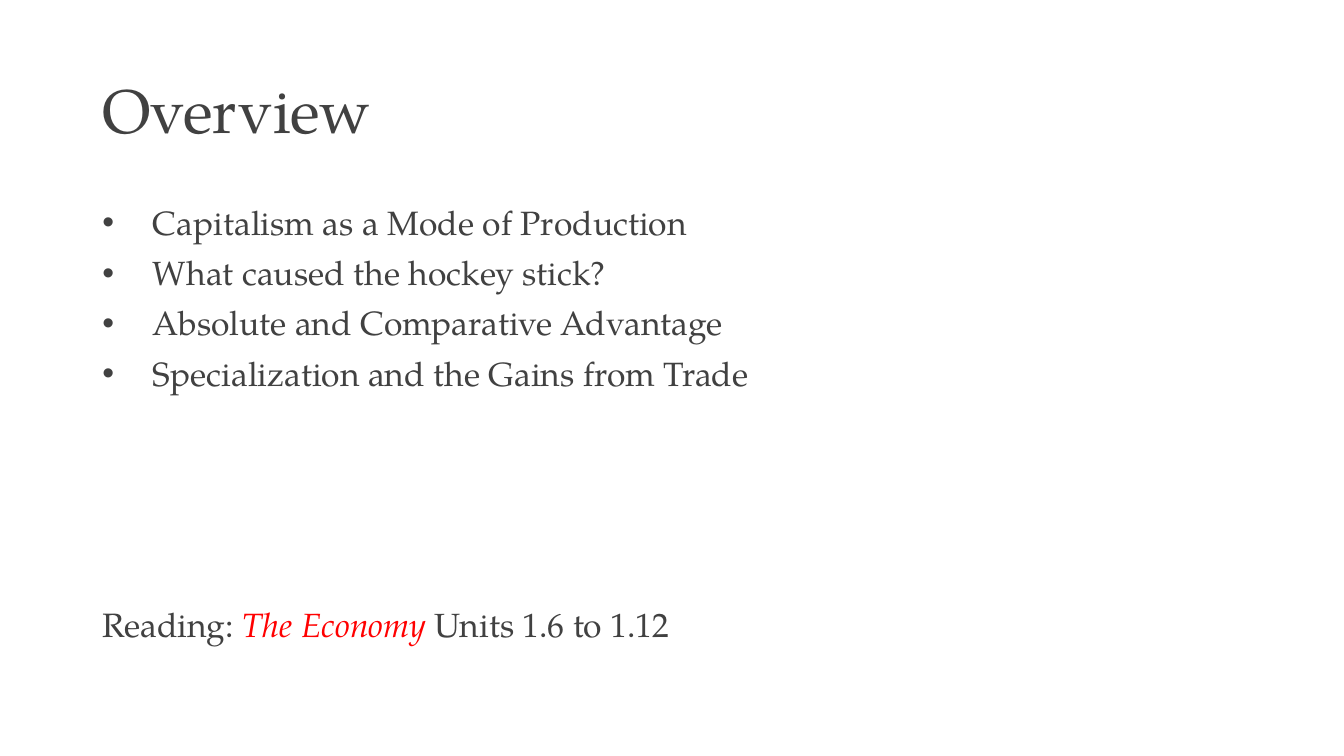
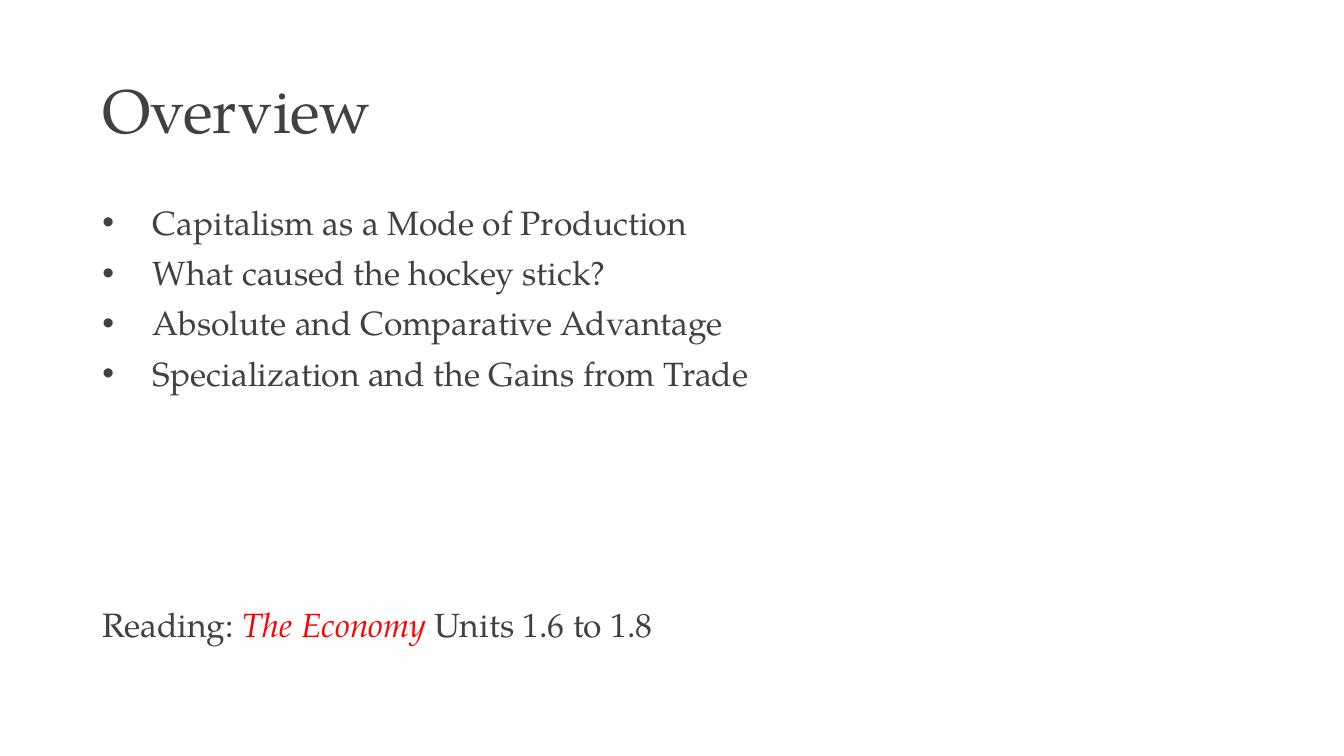
Before and after one commit to rs328/Slides-for-Principles, a slide deck: slide 2 of 02 Specialization and Trade.pptx. Drawn at 1344x756 pixels with LibreOffice and Linux fonts; fonts in the diff are those of the drawing. Boxes give left, top, right and bottom in pixels: in the first picture for what was removed or moved away, otherwise in the second. Text is boxed around its words. In the diff, an @@ line names an element or a change of style, - is before the commit and + after.

```diff
--- a/02 Specialization and Trade.pptx
+++ b/02 Specialization and Trade.pptx
@@ text at (x1=102, y1=612, x2=652, y2=647): text changed @@
-Reading: The Economy Units 1.6 to 1.12
+Reading: The Economy Units 1.6 to 1.8
```
Also in this commit, not shown: 9 other slides changed, 3 slides added, 1 slide removed, 2 other files.
